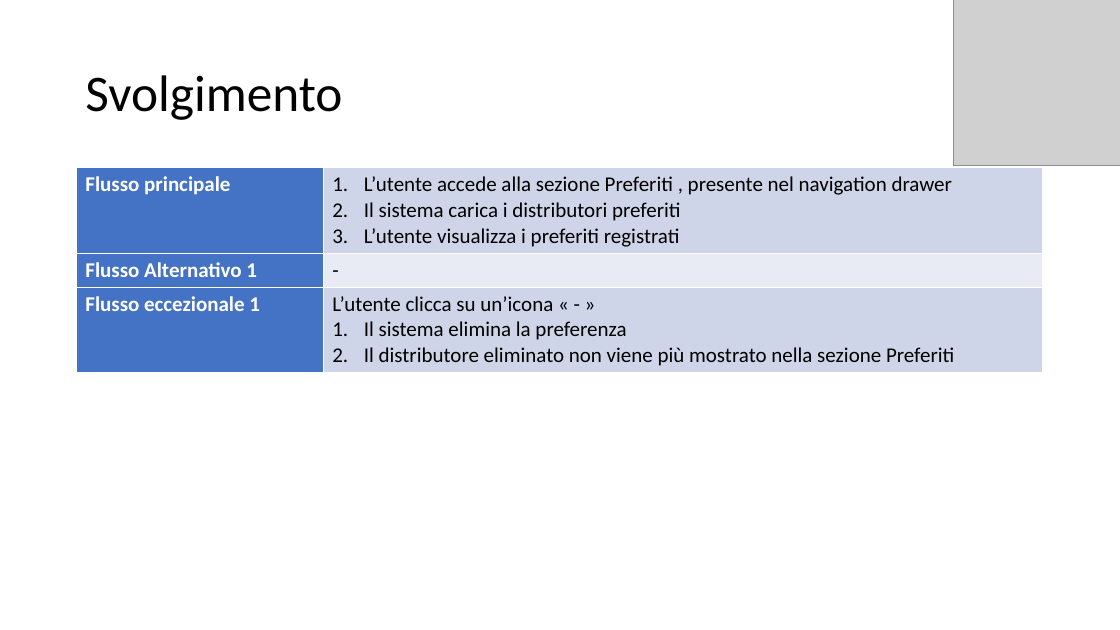
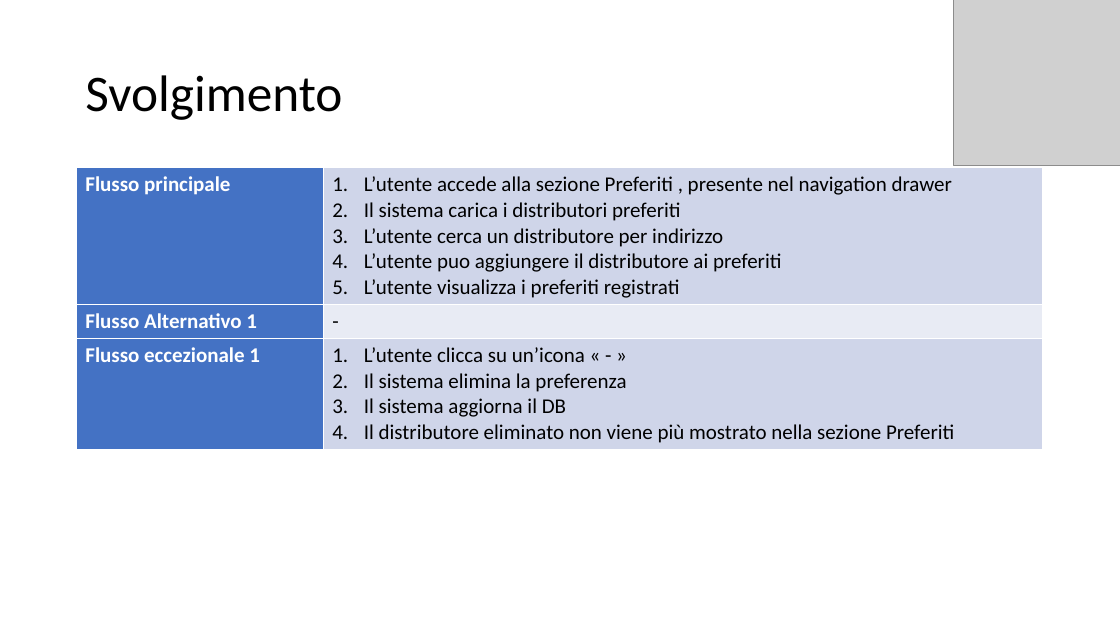
Before and after one commit to itsar19-20/gas, a slide deck: slide 4 of docs/analisi/Template use case/Template Use Case - Gestione Preferiti.pptx. Drawn at 1120x630 pixels with LibreOffice and Linux fonts; fonts in the diff are those of the drawing; grey boxes stand for pictures. Boxes give left, top, right and bottom in pixels: in the first picture for what was removed or moved away, otherwise in the second. Text is boxed around its words. In the diff, an @@ line names an element or a change of style, - is before the commit and + after.

```diff
--- a/docs/analisi/Template use case/Template Use Case - Gestione Preferiti.pptx
+++ b/docs/analisi/Template use case/Template Use Case - Gestione Preferiti.pptx
@@ table at <box>77,168,1044,447</box> @@
-row 1, column 2: L’utente accede alla sezione Preferiti , presente nel navigation drawer / Il sistema carica i distributori preferiti / L’utente visualizza i preferiti registrati
+row 1, column 2: L’utente accede alla sezione Preferiti , presente nel navigation drawer / Il sistema carica i distributori preferiti / L’utente cerca un distributore per indirizzo / L’utente puo aggiungere il distributore ai preferiti / L’utente visualizza i preferiti registrati
-row 3, column 2: L’utente clicca su un’icona « - » / Il sistema elimina la preferenza / Il distributore eliminato non viene più mostrato nella sezione Preferiti
+row 3, column 2: L’utente clicca su un’icona « - » / Il sistema elimina la preferenza / Il sistema aggiorna il DB / Il distributore eliminato non viene più mostrato nella sezione Preferiti
```
Also in this commit, not shown: 1 other slide changed, 8 other files.
